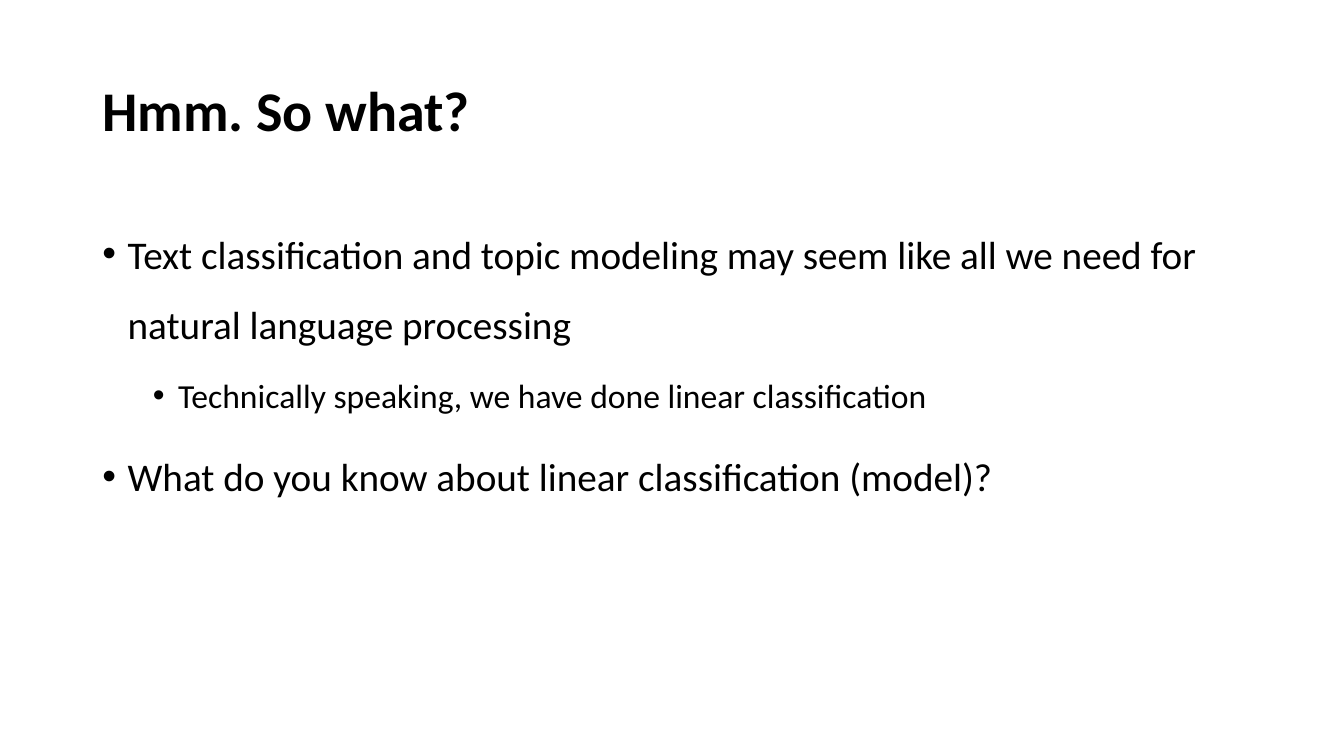
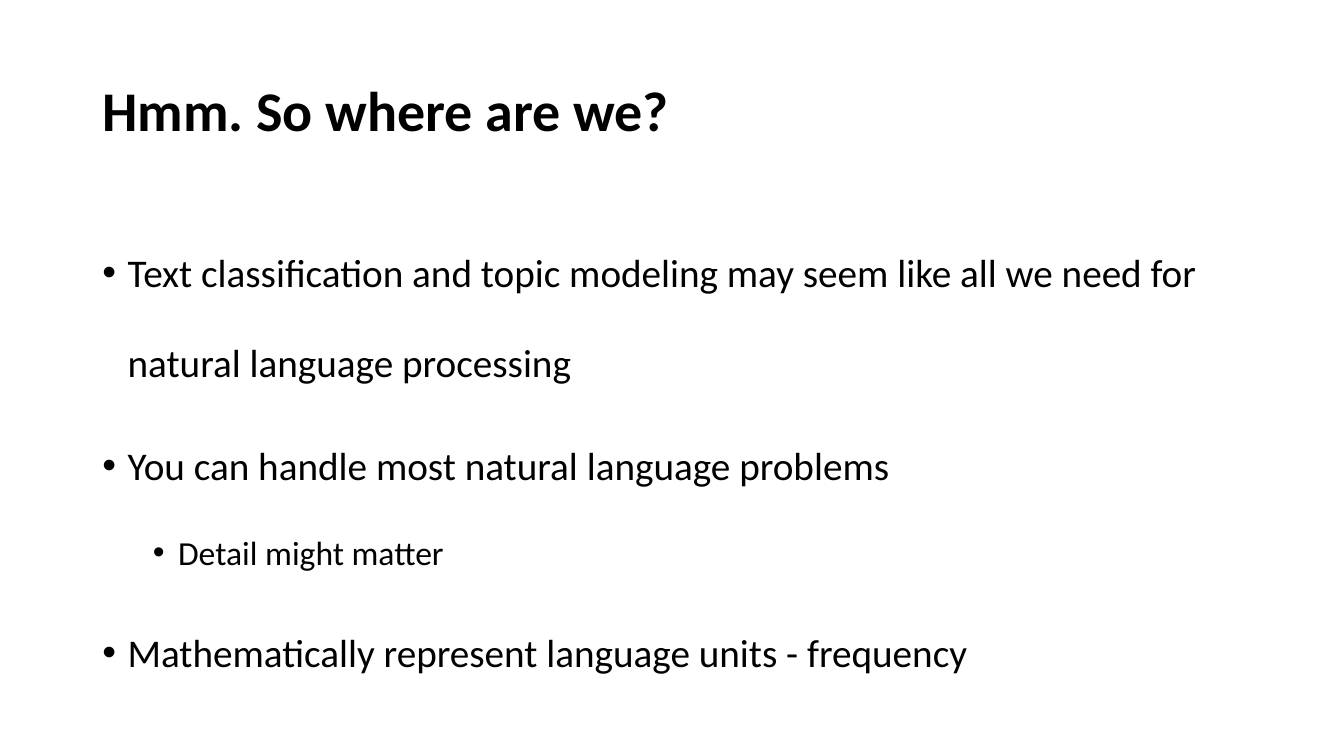
Before and after one commit to YeabinMoonEcon/BUS211, a slide deck: slide 3 of BUS243_NLP/lecture_notes/Lecture5.pptx (slide 2 before the commit). Drawn at 1344x756 pixels with LibreOffice and Linux fonts; fonts in the diff are those of the drawing. Boxes give left, top, right and bottom in pixels: in the first picture for what was removed or moved away, otherwise in the second. Text is boxed around its words. In the diff, an @@ line names an element or a change of style, - is before the commit and + after.

```diff
--- a/BUS243_NLP/lecture_notes/Lecture5.pptx
+++ b/BUS243_NLP/lecture_notes/Lecture5.pptx
@@ title at [102, 91, 668, 132]: text changed @@
-Hmm. So what?
+Hmm. So where are we?
@@ text at [128, 259, 1196, 384]: line spacing 1.5 to 1.9 @@
@@ text at [128, 452, 967, 674]: text changed; size 24 to 28 pt @@
-  • Technically speaking, we have done linear classification
-• What do you know about linear classification (model)?
+• You can handle most natural language problems
+  • Detail might matter
+• Mathematically represent language units - frequency
```
Also in this commit, not shown: 19 other slides changed, 3 slides added, 2 other files.
